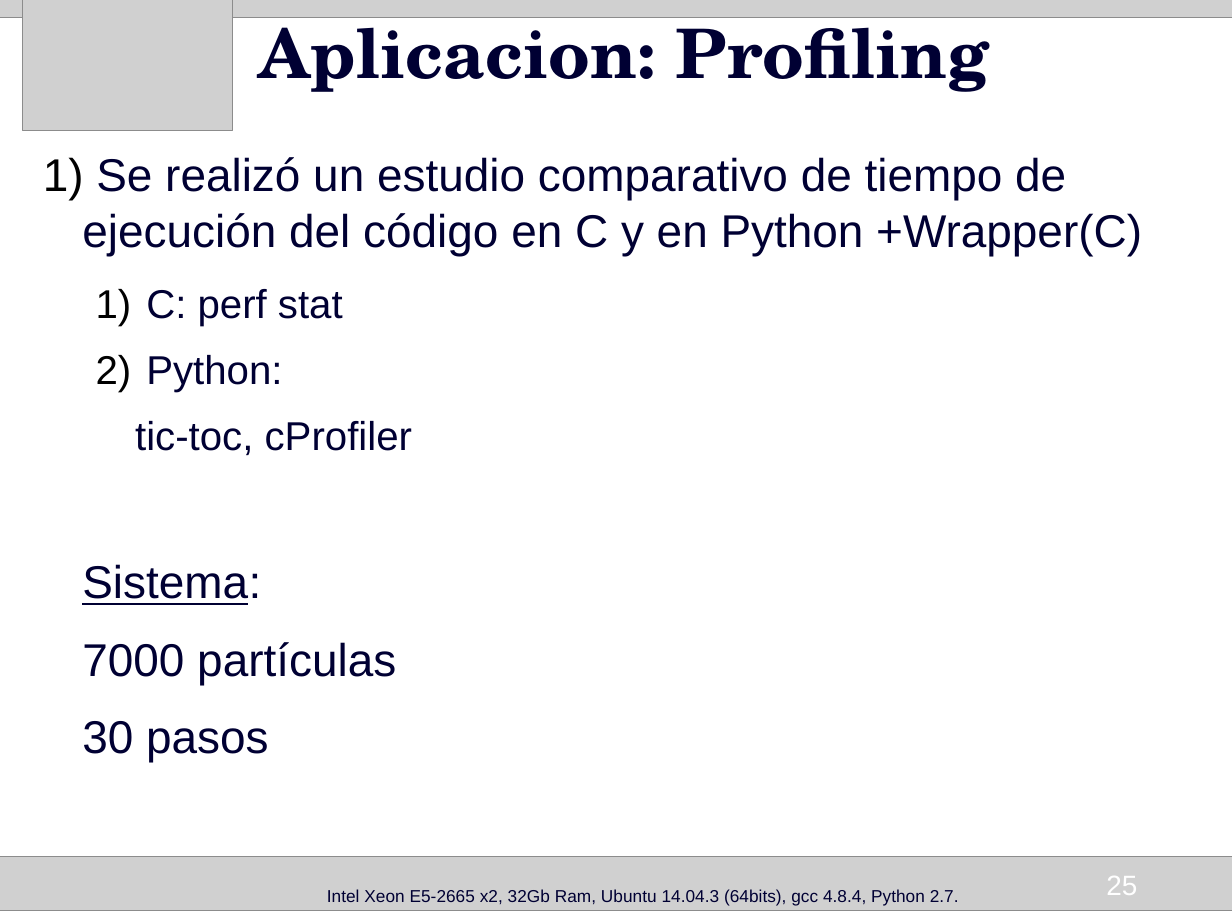
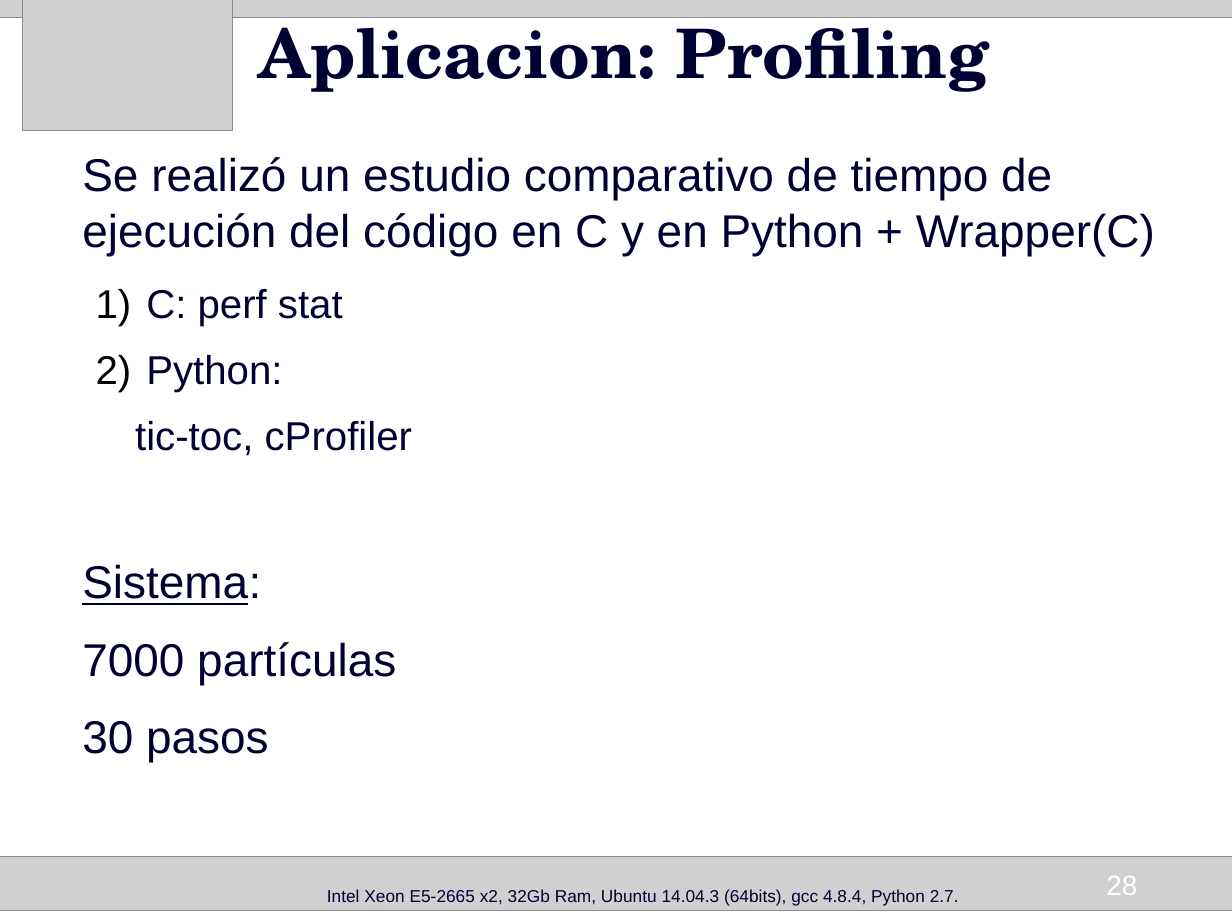
Before and after one commit to HumbertoCelleri/ljmd, a slide deck: slide 28 of presentacion/Presentacion.odp (slide 25 before the commit). Drawn at 1232x924 pixels with LibreOffice and Linux fonts; fonts in the diff are those of the drawing; grey boxes stand for pictures. Boxes give left, top, right and bottom in pixels: in the first picture for what was removed or moved away, otherwise in the second. Text is boxed around its words. In the diff, an @@ line names an element or a change of style, - is before the commit and + after.

```diff
--- a/presentacion/Presentacion.odp
+++ b/presentacion/Presentacion.odp
@@ text at box(82, 157, 1155, 255): text changed @@
-1) Se realizó un estudio comparativo de tiempo de ejecución del código en C y en Python +Wrapper(C)
+Se realizó un estudio comparativo de tiempo de ejecución del código en C y en Python + Wrapper(C)
@@ page number at box(1106, 876, 1137, 895): text changed @@
-25
+28
```
Also in this commit, not shown: 22 other slides changed, 5 slides added, 1 slide removed, 3 other files.
